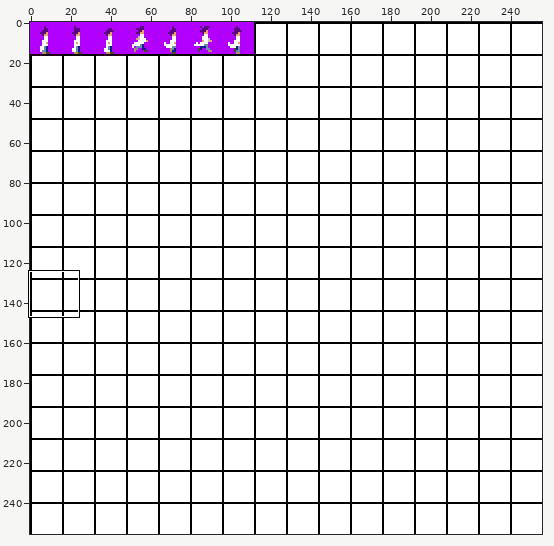
Sprite sheet -- data/sheet.png. The first picture is a wide view before the edit; the outline marks the close-up.
Close-up. As it was:
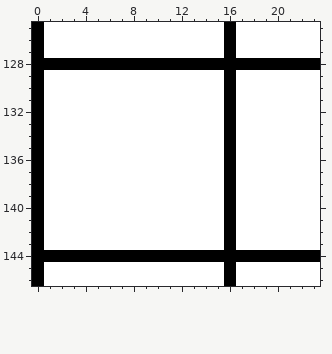
The file is 256x256 pixels. Colours within 5 levels of each other are drawn and written as one. Shown: x 0..23, y 125..146. The commit also changed other parts of the picture, which this record leaves out.
The same view after the edit:
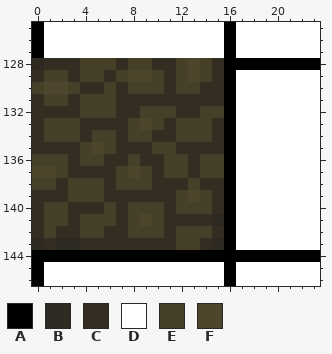
Palette (. is transparent): A #000000  B #2e2921  C #342e22  D #ffffff  E #464029  F #4d462c
Changes in this commit:
@@ x 0..23 @@
 127 ADDDDDDDDDDDDDDDADDDDDDD
-128 AAAAAAAAAAAAAAAAAAAAAAAA
-129 ADDDDDDDDDDDDDDDADDDDDDD
-130 ADDDDDDDDDDDDDDDADDDDDDD
-131 ADDDDDDDDDDDDDDDADDDDDDD
-132 ADDDDDDDDDDDDDDDADDDDDDD
-133 ADDDDDDDDDDDDDDDADDDDDDD
-134 ADDDDDDDDDDDDDDDADDDDDDD
-135 ADDDDDDDDDDDDDDDADDDDDDD
-136 ADDDDDDDDDDDDDDDADDDDDDD
-137 ADDDDDDDDDDDDDDDADDDDDDD
-138 ADDDDDDDDDDDDDDDADDDDDDD
-139 ADDDDDDDDDDDDDDDADDDDDDD
-140 ADDDDDDDDDDDDDDDADDDDDDD
-141 ADDDDDDDDDDDDDDDADDDDDDD
-142 ADDDDDDDDDDDDDDDADDDDDDD
-143 ADDDDDDDDDDDDDDDADDDDDDD
+128 BCCCEEECEECCEFECAAAAAAAA
+129 CEECEECEFFECEFECADDDDDDD
+130 EFFECCECEEECEECCADDDDDDD
+131 CEECEEECCCCCCCCCADDDDDDD
+132 CCCCEEECCEEECCEEADDDDDDD
+133 CEEECCCCEFECEEECADDDDDDD
+134 CEEECEECEECCEEECADDDDDDD
+135 CCCCEFECCCEECCCCADDDDDDD
+136 EEECEECCECCEECEEADDDDDDD
+137 FFECCCCEFECEECEEADDDDDDD
+138 EECEEECEEECCCECCADDDDDDD
+139 CCCEEECCCCCCEFECADDDDDDD
+140 CEECCCECEEECEEECADDDDDDD
+141 CEECEEECEFECCCCBADDDDDDD
+142 CECCEECCEEECEEECADDDDDDD
+143 BCBBCCCCCCCCEECBADDDDDDD
 144 AAAAAAAAAAAAAAAAAAAAAAAA
Where, in picture pixels (left, top, right, bottom), the same in both close-ups:
changed: (32, 58, 224, 250)
